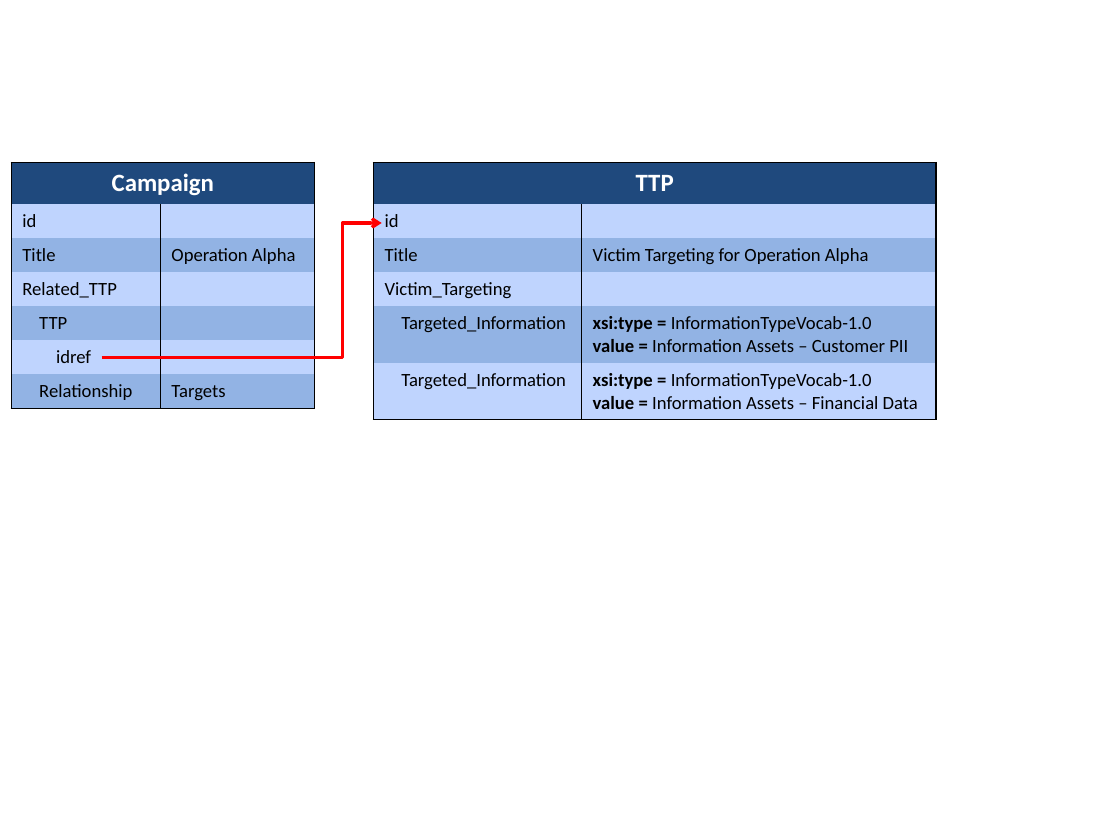
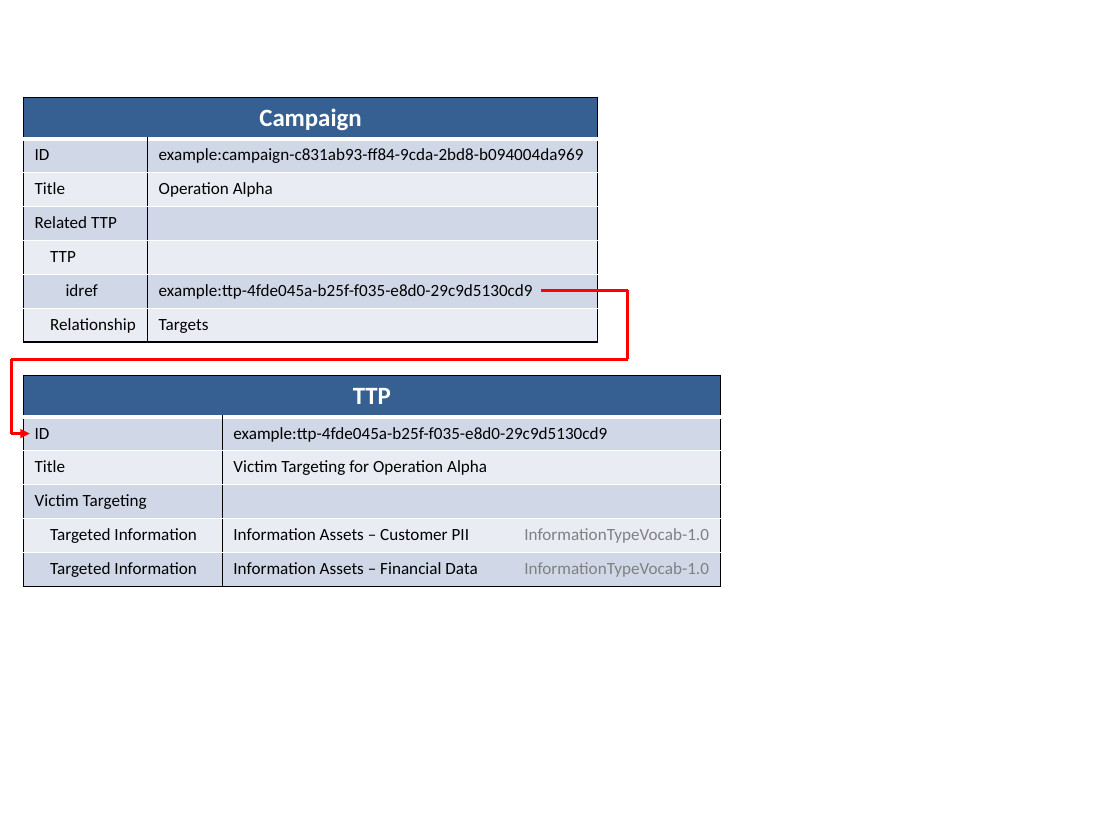
Before and after one commit to STIXProject/stixproject.github.io, a slide deck: slide 1 of idioms/campaign/victim-targeting/diagram.pptx. Drawn at 1120x840 pixels with LibreOffice and Linux fonts; fonts in the diff are those of the drawing. Boxes give left, top, right and bottom in pixels: in the first picture for what was removed or moved away, otherwise in the second. Text is boxed around its words. In the diff, an @@ line names an element or a change of style, - is before the commit and + after.

```diff
--- a/idioms/campaign/victim-targeting/diagram.pptx
+++ b/idioms/campaign/victim-targeting/diagram.pptx
@@ table at [24, 97, 598, 342] @@
-row 2, column 1: id
+row 2, column 1: ID
-row 2, column 2: 
+row 2, column 2: example:campaign-c831ab93-ff84-9cda-2bd8-b094004da969
-row 4, column 1: Related_TTP
+row 4, column 1: Related TTP
-row 6, column 2: 
+row 6, column 2: example:ttp-4fde045a-b25f-f035-e8d0-29c9d5130cd9
@@ fill #1F497D to #376092 in row 1, column 1 @@
@@ fill none to #D0D8E8 in 3 cells @@
@@ fill #4F81BD at 40% opacity to #E9EDF4 in 6 cells @@
@@ size 12 to 11 pt in "Title", "Operation Alpha", "TTP", "idref" and 2 more places @@
@@ borders changed @@
@@ table: place and size @@
-table at [11, 162, 315, 407]
+table at [24, 97, 598, 342]
@@ elbow arrow removed from (102, 357) to (382, 223) @@
@@ line added from (541, 290) to (627, 290), #FF0000 2 pt @@
@@ line added from (627, 360) to (627, 290), #FF0000 2 pt @@
@@ line added from (11, 360) to (627, 360), #FF0000 2 pt @@
@@ line added from (11, 360) to (11, 433), #FF0000 2 pt @@
@@ table at [24, 375, 721, 586] @@
-column 1: TTP | id | Title | Victim_Targeting | Targeted_Information | Targeted_Information
-column 2:  |  | Victim Targeting for Operation Alpha |  | xsi:type = InformationTypeVocab-1.0 / value = Information Assets – Customer PII | xsi:type = InformationTypeVocab-1.0 / value = Information Assets – Financial Data
+column 1: TTP | ID | Title | Victim Targeting | Targeted Information | Targeted Information
+column 2:  | example:ttp-4fde045a-b25f-f035-e8d0-29c9d5130cd9 | Victim Targeting for Operation Alpha |  | Information Assets – Customer PII | Information Assets – Financial Data
+column 3:  |  |  |  | InformationTypeVocab-1.0 | InformationTypeVocab-1.0
@@ table: place and size @@
-table at [373, 162, 936, 417]
+table at [24, 375, 721, 586]
@@ arrow added from (11, 433) to (30, 433), #FF0000 2 pt @@
```
Also in this commit, not shown: 28 other files.
